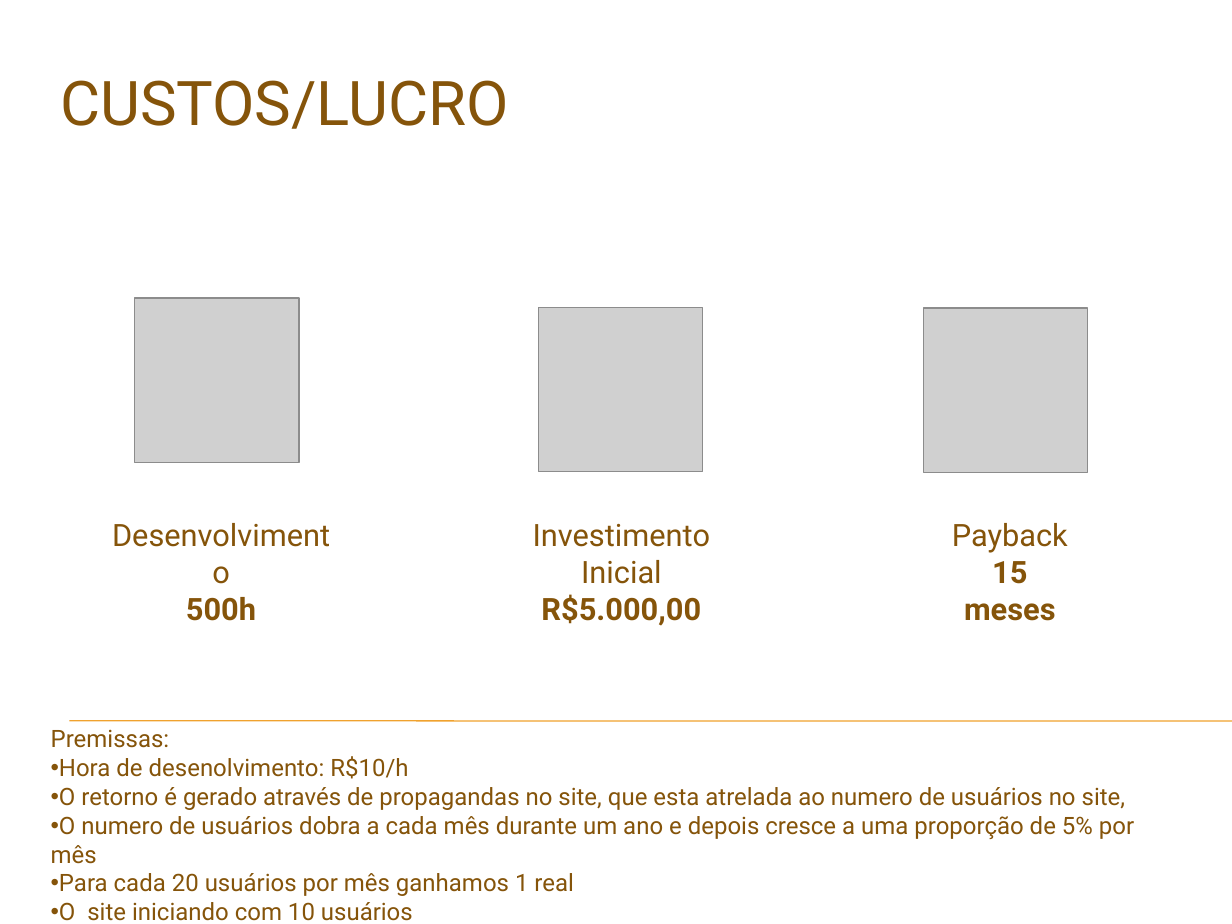
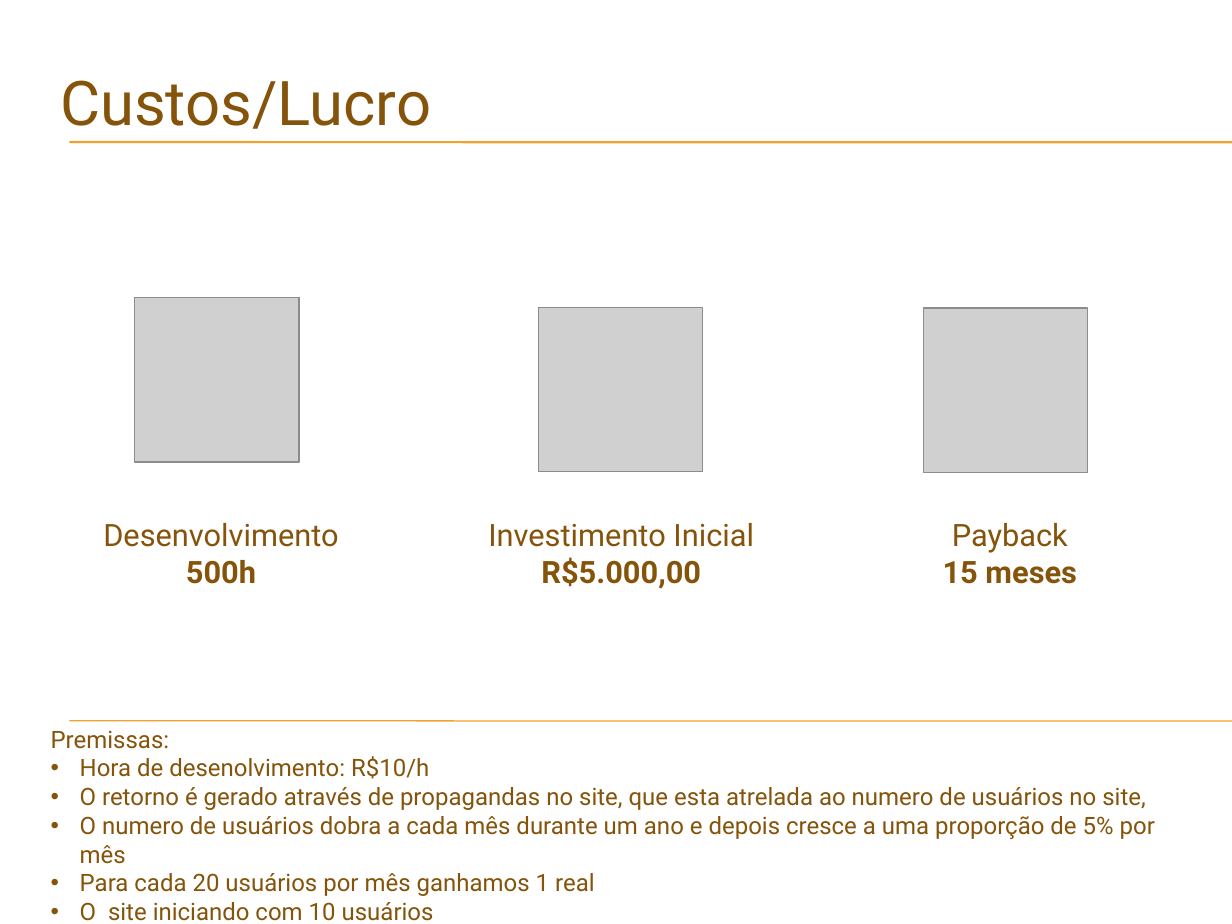
Before and after one commit to daniloaleixo/projeto_engsoft_labbd, a slide deck: slide 8 of Documentação/Apresentação.pptx. Drawn at 1232x924 pixels with LibreOffice and Linux fonts; fonts in the diff are those of the drawing; grey boxes stand for pictures; background and template pictures are left out. Boxes give left, top, right and bottom in pixels: in the first picture for what was removed or moved away, otherwise in the second. Text is boxed around its words. In the diff, an @@ line names an element or a change of style, - is before the commit and + after.

```diff
--- a/Documentação/Apresentação.pptx
+++ b/Documentação/Apresentação.pptx
@@ text at [60, 80, 431, 129]: text changed @@
-CUSTOS/LUCRO
+Custos/Lucro
@@ line added from (69, 142) to (1232, 142), #F0A22E 0.74 pt @@
@@ line added from (69, 143) to (1232, 143), #F0A22E 0.74 pt @@
@@ text "Desenvolvimento" rewrapped from [186, 597, 256, 621] to [103, 523, 338, 584] @@
@@ text "Investimento Inicial" rewrapped from [533, 524, 710, 626] to [488, 523, 754, 589] @@
@@ text "Payback" rewrapped from [952, 523, 1068, 621] to [943, 523, 1077, 584] @@
@@ text "Premissas:" rewrapped from [51, 729, 1134, 921] to [51, 730, 1155, 921] @@
```
Also in this commit, not shown: 9 other slides changed, 5 other files.
